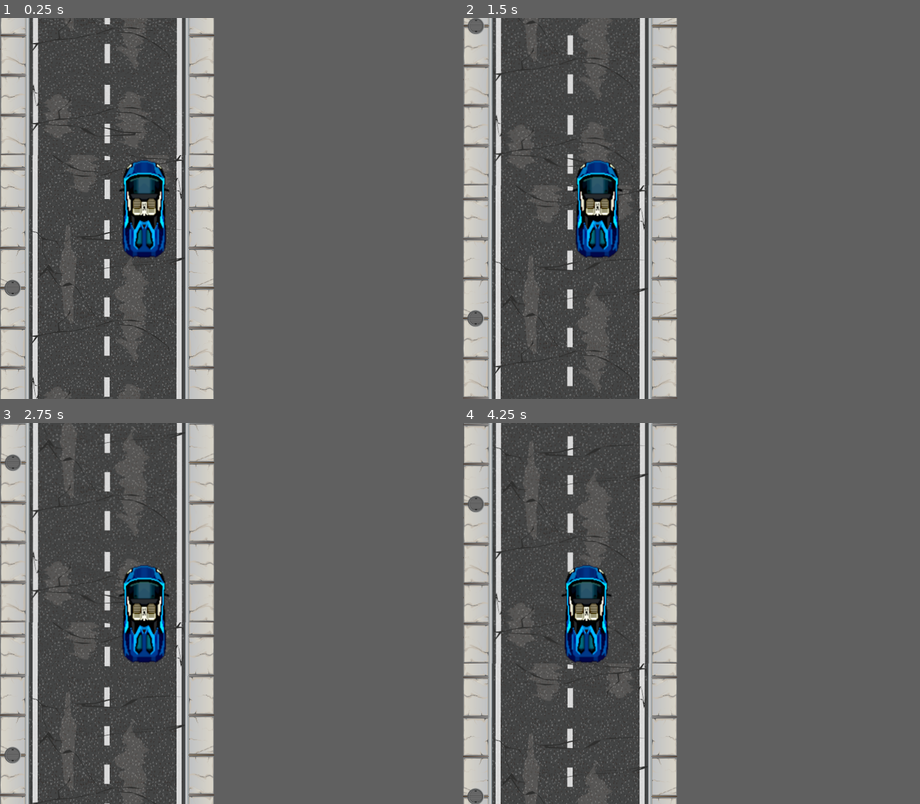
Above: before the commit, frames 1-4 (two rows, left to right).
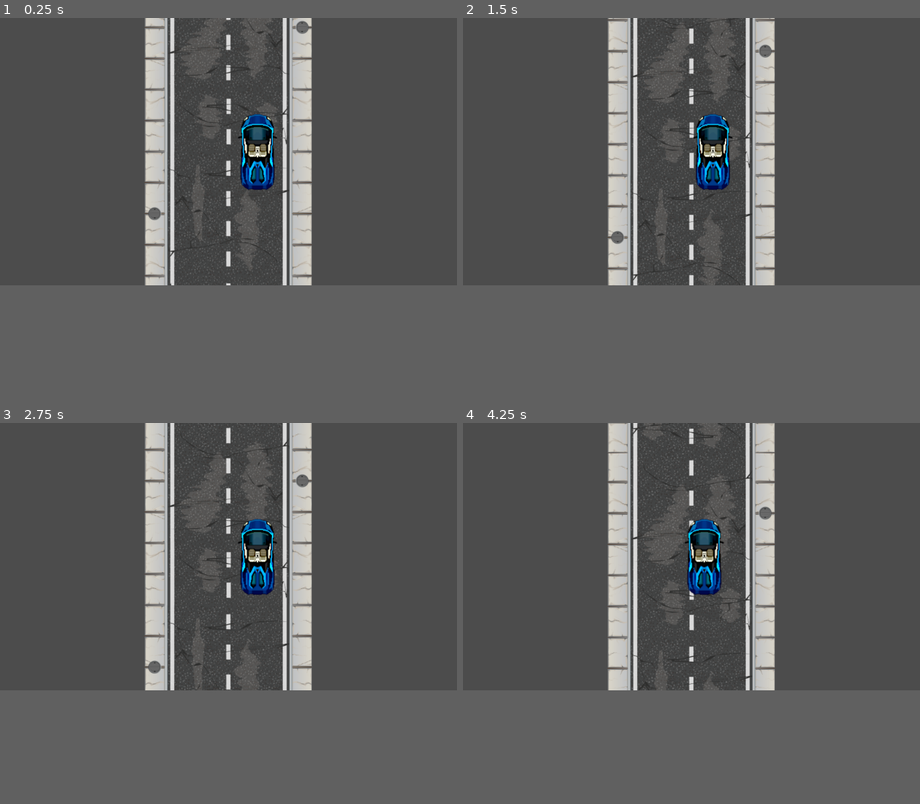
Above: after the commit, the same moments.

Repository: adngdb/coopjam
Game: Godot game, scene res://Levels/LevelTest.tscn
Two runs of this game, one before a commit and one after it. Both use one fixed random seed, a clock stepped at 60 frames per second and the inputs below.
Inputs (mouse positions are in pixels of both pictures, inside the frame that each line leads up to):
- Up to frame 1 (0.25 s): no input
- Up to frame 2 (1.5 s): tap Enter at 0.5 s; move the mouse to (618, 189) at 0.52 s; hold Right (ui_right) 0.53-1.28 s; click (618, 189) at 0.6 s; move the mouse to (526, 227) at 1.27 s; hold Left (ui_left) from 1.28 s (still down); click (526, 227) at 1.35 s
- Up to frame 3 (2.75 s): move the mouse to (127, 529) at 2.02 s; release Left (ui_left) at 2.03 s; hold Right (ui_right) from 2.03 s (still down); click (127, 529) at 2.1 s
- Up to frame 4 (4.25 s): move the mouse to (558, 689) at 2.77 s; click (558, 689) at 2.85 s; move the mouse to (636, 670) at 3.52 s; release Right (ui_right) at 3.53 s; hold Left (ui_left) from 3.53 s (still down); click (636, 670) at 3.6 s
The window is 375x667 before the commit and 800x468 after it. Grey fills any space a smaller window leaves; there, only what the larger window draws over its background counts as a difference.

The runs differ from the first frame. In frame 1, 28% of the frame differs, in the area x 0-69%, y 0-100%; in frame 2, 28%; in frame 3, 28%; in frame 4, 29%.

Commit message:
Reorganize the road tiles, add red cars.

Diff:
--- a/Qlas/Levels/LevelTest.tscn
+++ b/Qlas/Levels/LevelTest.tscn
@@ -11,25 +11,25 @@
 [node name="RoadTile" parent="Road" instance=ExtResource( 2 )]
 
 [node name="RoadTile2" parent="Road" instance=ExtResource( 2 )]
-position = Vector2( 0.625366, -512 )
+position = Vector2( 0, -832 )
 
 [node name="RoadTile3" parent="Road" instance=ExtResource( 2 )]
-position = Vector2( 0, -1016 )
+position = Vector2( 0, -1664 )
 
 [node name="RoadTile4" parent="Road" instance=ExtResource( 2 )]
-position = Vector2( 0.625366, -1528 )
+position = Vector2( 0, -2496 )
 
 [node name="RoadTile5" parent="Road" instance=ExtResource( 2 )]
-position = Vector2( 0, -2040 )
+position = Vector2( 0, -3328 )
 
 [node name="RoadTile6" parent="Road" instance=ExtResource( 2 )]
-position = Vector2( 0.625366, -2552 )
+position = Vector2( 0, -4168 )
 
 [node name="RoadTile7" parent="Road" instance=ExtResource( 2 )]
-position = Vector2( 0, -3056 )
+position = Vector2( 0, -5000 )
 
 [node name="RoadTile8" parent="Road" instance=ExtResource( 2 )]
-position = Vector2( 0.625366, -3568 )
+position = Vector2( 0, -5840 )
 
 [node name="PlayerCar" parent="." instance=ExtResource( 1 )]
 position = Vector2( 65, 0 )
@@ -38,3 +38,15 @@
 
 [node name="RedCar" parent="Obstacles" instance=ExtResource( 3 )]
 position = Vector2( 65, -736 )
+
+[node name="RedCar2" parent="Obstacles" instance=ExtResource( 3 )]
+position = Vector2( 64, -1864 )
+
+[node name="RedCar3" parent="Obstacles" instance=ExtResource( 3 )]
+position = Vector2( -64, -2432 )
+
+[node name="RedCar4" parent="Obstacles" instance=ExtResource( 3 )]
+position = Vector2( 56, -3944 )
+
+[node name="RedCar5" parent="Obstacles" instance=ExtResource( 3 )]
+position = Vector2( -56, -5768 )
--- a/Qlas/project.godot
+++ b/Qlas/project.godot
@@ -19,12 +19,6 @@
 run/main_scene="res://Levels/LevelTest.tscn"
 config/icon="res://icon.png"
 
-[display]
-
-window/size/width=375
-window/size/height=667
-window/size/resizable=false
-
 [input]
 
 click={
